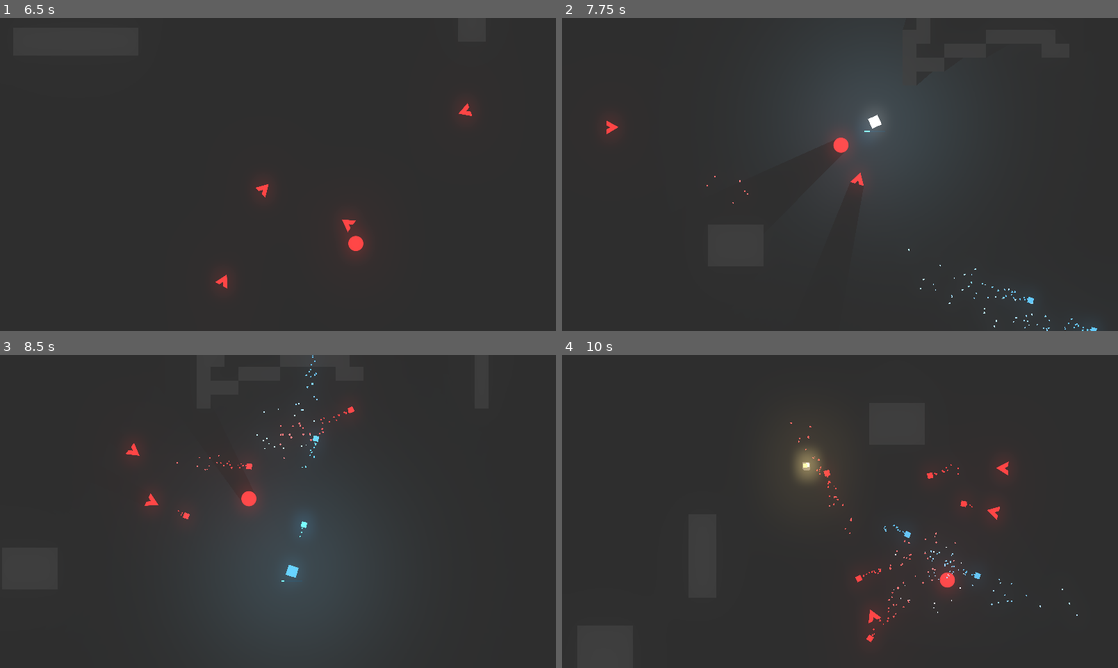
Above: before the commit, frames 1-4 (two rows, left to right).
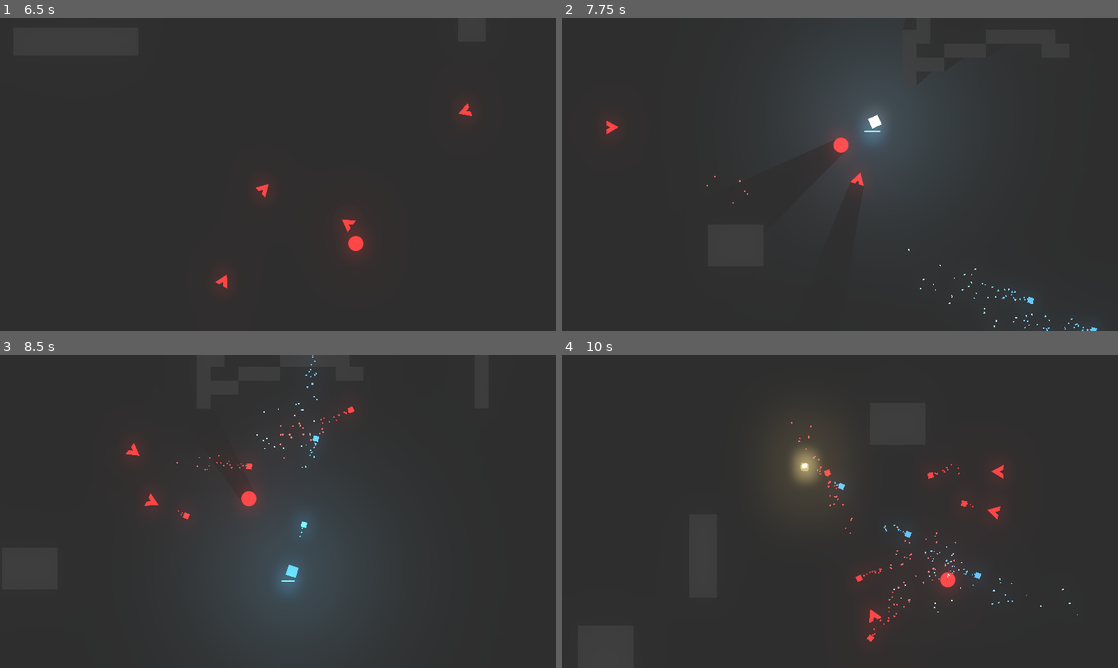
Above: after the commit, the same moments.

Repository: Talamander/unexpected-jam
Game: Godot game, scene res://Level/Arena.tscn
The game is run twice, just before and just after one commit, with the same random seed, the same clock (stepped at 60 frames per second) and the same inputs. Sound files missing from this copy of the repository are replaced by a short silence.
Inputs (mouse positions are in pixels of both pictures, inside the frame that each line leads up to):
- Up to frame 1 (6.5 s): move the mouse to (400, 158) at 0.52 s; press the mouse at (400, 158) at 0.53 s; hold Right (ui_right) 0.53-1.28 s; move the mouse to (166, 190) at 1.27 s; release the mouse at (166, 190) at 1.28 s; hold Down (ui_down) 1.28-2.03 s; tap L (toggle_lights) every 1.5 s from 1.35 to 5.85 s; move the mouse to (333, 105) at 2.02 s; press the mouse at (333, 105) at 2.03 s; hold Right (ui_right) 2.03-2.78 s; move the mouse to (250, 237) at 2.77 s; release the mouse at (250, 237) at 2.78 s; hold Up (ui_up) 2.78-3.53 s; move the mouse to (444, 221) at 3.52 s; press the mouse at (444, 221) at 3.53 s; hold Left (ui_left) 3.53-5.03 s; move the mouse to (111, 127) at 4.27 s; release the mouse at (111, 127) at 4.28 s; move the mouse to (305, 174) at 5.02 s; press the mouse at (305, 174) at 5.03 s; hold Down (ui_down) 5.03-5.78 s; tap Enter at 5.75 s; move the mouse to (194, 96) at 5.77 s; release the mouse at (194, 96) at 5.78 s; hold Right (ui_right) from 5.78 s (still down)
- Up to frame 2 (7.75 s): tap R (restart) at 6.5 s; move the mouse to (962, 158) at 6.52 s; release Right (ui_right) at 6.53 s; press the mouse at (962, 158) at 6.53 s; hold Up (ui_up) 6.53-7.28 s; move the mouse to (728, 190) at 7.27 s; release the mouse at (728, 190) at 7.28 s; hold Right (ui_right) from 7.28 s (still down); tap L (toggle_lights) at 7.35 s
- Up to frame 3 (8.5 s): move the mouse to (333, 442) at 8.02 s; release Right (ui_right) at 8.03 s; press the mouse at (333, 442) at 8.03 s; hold Down (ui_down) from 8.03 s (still down)
- Up to frame 4 (10 s): move the mouse to (812, 574) at 8.77 s; release Down (ui_down) at 8.78 s; release the mouse at (812, 574) at 8.78 s; hold Left (ui_left) 8.78-9.53 s; tap L (toggle_lights) at 8.85 s; move the mouse to (1006, 558) at 9.52 s; press the mouse at (1006, 558) at 9.53 s; hold Up (ui_up) from 9.53 s (still down)

Frame 1 is identical in both runs. In frame 2, less than 0.1% of the frame differs, in the area x 55-58%, y 34-40%; in frame 3, 0.1%; in frame 4, 0.5%, in the area x 41-93%, y 21-92%.

Commit message:
Ammo refills on restart

Diff:
--- a/Level/Arena.gd
+++ b/Level/Arena.gd
@@ -23,7 +23,7 @@
 # warning-ignore:return_value_discarded
 		get_tree().reload_current_scene()
 		Global.PlayerStats.health = Global.PlayerStats.max_health
-		Global
+		Global.PlayerStats.currentAmmo = Global.PlayerStats.MaxAmmo
 
 func _on_EnemySpawnTimer_timeout():
 	var enemy_position = Vector2(rand_range(-160, 670), rand_range(-90, 390))
